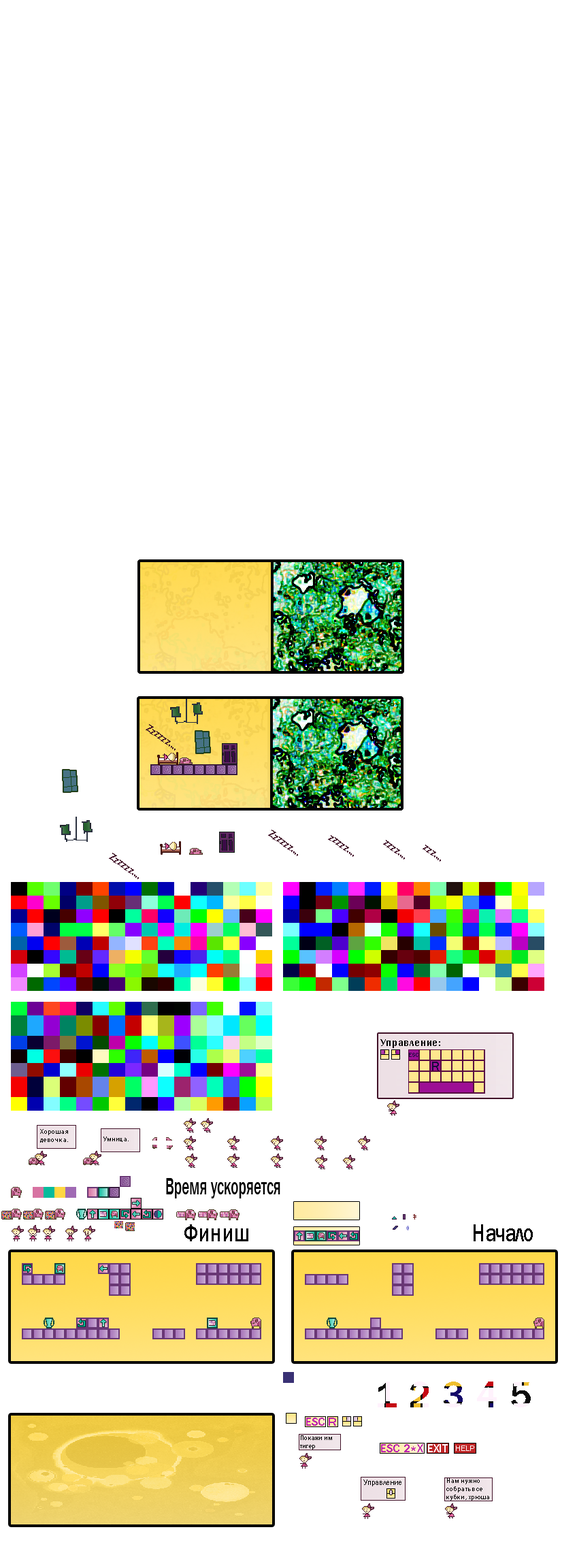
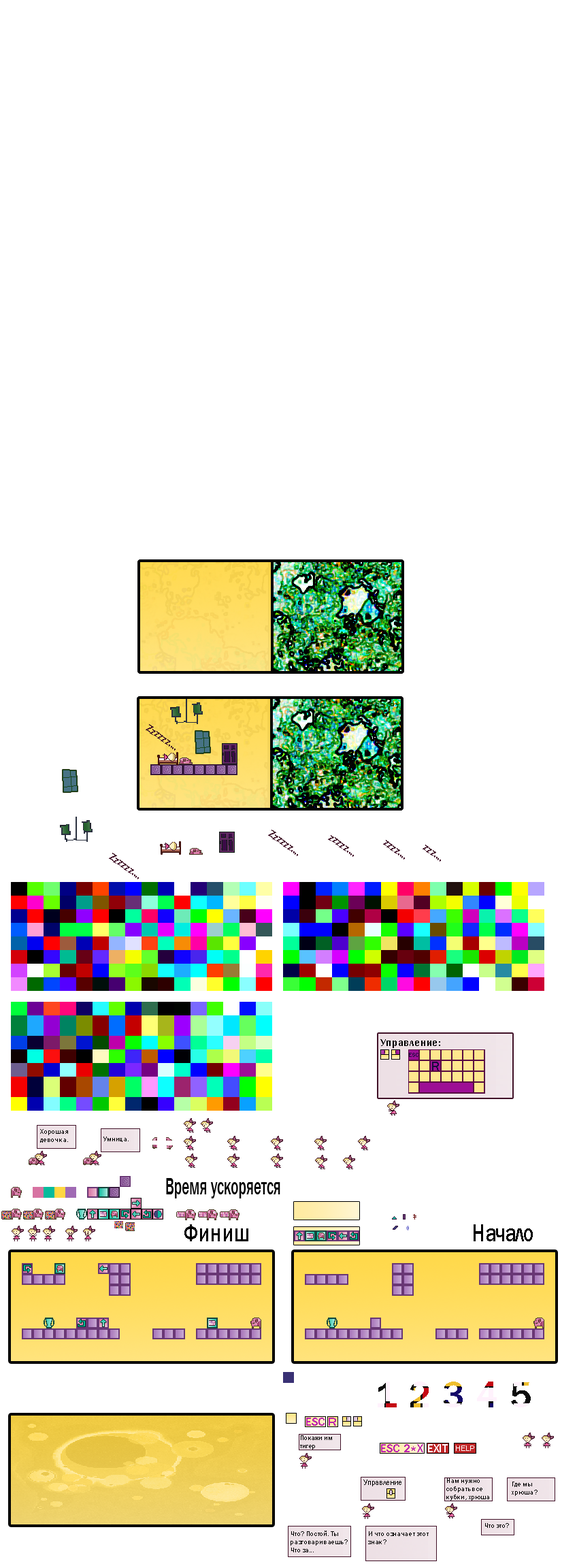
Layers edited between the first and the second 577 x 1568 image:
added layer "Слой 31" above "Слой 30" over [541, 1432, 554, 1449]
added layer "Слой 30" above "Слой 29" over [522, 1432, 535, 1449]
added layer "Что это?" above "Слой 5 копия 8" over [485, 1523, 510, 1528]
added layer "Слой 5 копия 8" above "Где мы хрюша?" over [481, 1519, 515, 1536]
added layer "Где мы хрюша?" above "Слой 5 копия 7" over [511, 1481, 538, 1496]
added layer "Слой 5 копия 7" above "Что? Постой. Ты разговариваешь? Что за..." over [507, 1477, 556, 1502]
added layer "Что? Постой. Ты разговариваешь? Что за..." above "Слой 5 копия 10" over [290, 1530, 348, 1553]
added layer "Слой 5 копия 10" above "И что означает этот знак?" over [287, 1525, 352, 1558]
added layer "И что означает этот знак?" above "Слой 5 копия 9" over [368, 1531, 429, 1545]
added layer "Слой 5 копия 9" above "Нам нужно собрать все кубки, хрюша" over [365, 1525, 437, 1562]
